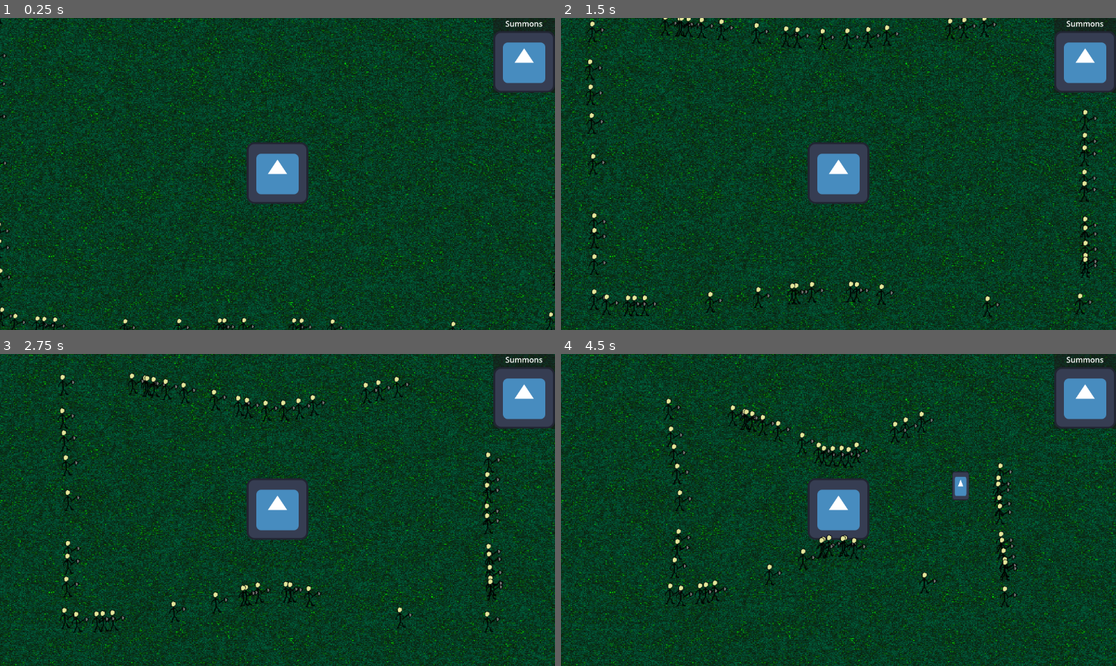
Above: before the commit, frames 1-4 (two rows, left to right).
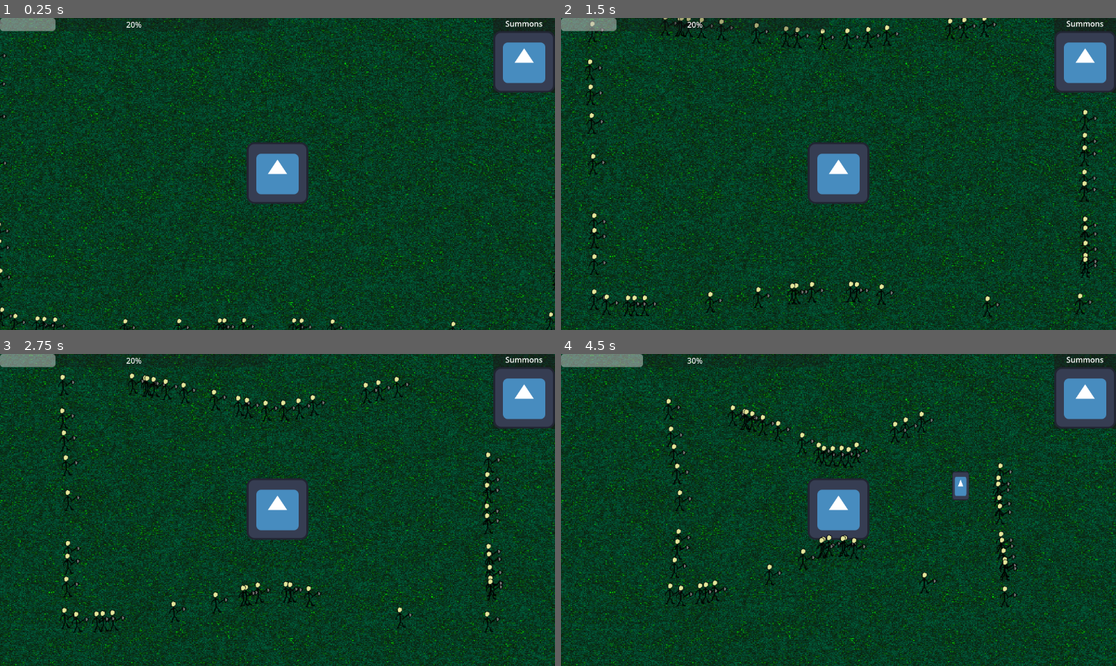
Above: after the commit, the same moments.

Repository: Igorrreha/ldjam-summoning
Game: Godot game, scene res://main.tscn
Same seed, same stepped clock (60 frames per second), same inputs: the game is played once before the commit and once after it. The engine's default icon, where the game draws it, is replaced by a stand-in: a white triangle on a blue panel in a dark square.
Inputs (mouse positions are in pixels of both pictures, inside the frame that each line leads up to):
- Up to frame 1 (0.25 s): no input
- Up to frame 2 (1.5 s): click (1082, 61) at 0.5 s; click (1082, 61) at 1.25 s
- Up to frame 3 (2.75 s): click (521, 397) at 2 s
- Up to frame 4 (4.5 s): tap Enter at 2.75 s; move the mouse to (960, 494) at 2.77 s; tap 1 at 2.85, 4.35 s; click (960, 494) at 2.92 s; drag from (727, 525) to (960, 494) at 3.52 s; move the mouse to (894, 441) at 4.27 s; click (894, 441) at 4.42 s

The runs differ from the first frame. In frame 1, 0.5% of the frame differs, in the area x 0-48%, y 0-5%; in frame 2, 0.6%; in frame 3, 0.5%; in frame 4, 0.7%.

Commit message:
Add nexus energy bar on HUD

Diff:
--- a/modules/game_hud/game_hud.tscn
+++ b/modules/game_hud/game_hud.tscn
@@ -1,6 +1,8 @@
-[gd_scene load_steps=2 format=3 uid="uid://ovxlsequh7vl"]
+[gd_scene load_steps=4 format=3 uid="uid://ovxlsequh7vl"]
 
 [ext_resource type="PackedScene" uid="uid://cg4na16ooxpyl" path="res://modules/game_hud/select_summon_button/select_summon_button.tscn" id="1_pkhr3"]
+[ext_resource type="PackedScene" uid="uid://hto3iib8j1gh" path="res://modules/game_hud/ingame_resource_bar/ingame_resource_bar.tscn" id="2_33cgp"]
+[ext_resource type="Resource" uid="uid://cxpqrg70ms4p2" path="res://modules/session_resources/nexus_energy.tres" id="3_me45r"]
 
 [node name="GameHud" type="Control"]
 layout_mode = 3
@@ -32,3 +34,7 @@
 
 [node name="SelectSummonButton" parent="RightPanel/VBoxContainer/SummonsButtons" instance=ExtResource("1_pkhr3")]
 layout_mode = 2
+
+[node name="IngameResourceBar" parent="." instance=ExtResource("2_33cgp")]
+layout_mode = 0
+_ingame_resource = ExtResource("3_me45r")
